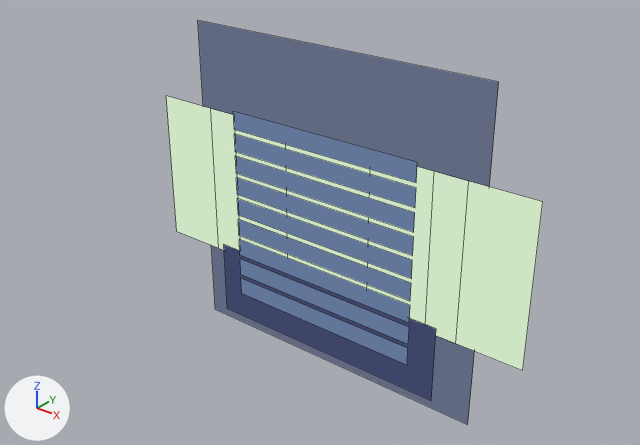
An edit to the Blender file blend/UPVN_Template.blend, drawn before and after from the same camera.
Before and after are seen from a camera (50 mm lens) standing at (14.31, -18.33, 11.1) and looking at (-0.18, -0.22, -0.13). The lights are fixed; the arrows at lower left show +X, +Y and +Z. The first picture is the older version. Mesh edges are drawn as thin lines.

Objects in the first picture: 'BG_Plane', 'Dialogue_Box', 'Sprite_center', 'Sprite_far_left', 'Sprite_far_right', 'Sprite_left', 'Sprite_right', 'choice_0', 'choice_1', 'choice_2', 'choice_3', 'choice_6' and 4 more.
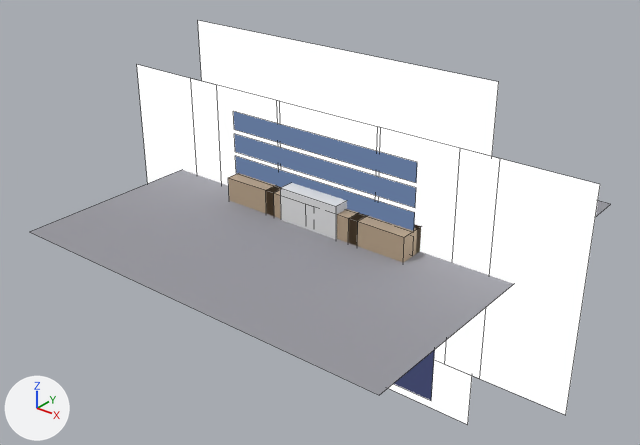
Where the change shows, as pixel boxes (x1, y1, x2, y2) in the pictures (640 x 445 px):
'Floor_classroom', added: after (30, 170, 610, 395)
'BG_Plane', recoloured (greyish blue to white): (198, 20, 499, 425) in both
'Sprite_far_right', recoloured, moved, rescaled (pale green to white, 31% wider, 41% taller): before (425, 181, 543, 370); after (445, 148, 600, 415)
'Sprite_far_left', recoloured, moved, rescaled (pale green to white): before (166, 96, 240, 250); after (137, 65, 221, 183)
'Sprite_right', recoloured, moved, rescaled (pale green to white): before (367, 167, 468, 343); after (375, 127, 460, 364)
'Sprite_left', recoloured, moved, rescaled (pale green to white): before (211, 109, 288, 258); after (191, 79, 281, 186)
'Sprite_center', recoloured, rescaled (pale green to white): before (286, 145, 370, 289); after (277, 102, 378, 200)
'Cube', added: after (280, 183, 347, 239)
'Desk_07', added (beige): after (348, 213, 421, 262)
'Desk_04', added (beige): after (228, 173, 276, 213)
'Desk_06', added (beige): after (337, 209, 362, 243)
'Desk_05', added (beige): after (266, 186, 281, 219)
'Dialogue_Box', unchanged, covered by the edit: before (224, 245, 436, 400); after (393, 350, 435, 400)
'choice_3', unchanged, covered by the edit: before (236, 177, 414, 256)
'choice_4', unchanged, covered by the edit: before (237, 199, 412, 279)
'choice_5', unchanged, covered by the edit: before (238, 219, 411, 301)

What changed in the scene script:
```text
Change mat_mabackground:
    mat_mabackground.base_color: (0.12, 0.14, 0.22) -> (1.0, 1.0, 1.0)  # greyish blue #616981 -> white #ffffff
Change mat_masprite:
    mat_masprite.base_color: (0.62, 0.78, 0.55) -> (1.0, 1.0, 1.0)  # pale green #cee5c4 -> white #ffffff
Add mat_matdesk:
    mat_matdesk = principled_material('MatDesk')
    mat_matdesk.base_color = (0.49, 0.37, 0.25)  # beige #baa489
    mat_matdesk.roughness = 0.8
Add mat_matfloor:
    mat_matfloor = principled_material('MatFloor')
    mat_matfloor.base_color = (0.3, 0.3, 0.33)  # grey #95959b
    mat_matfloor.roughness = 1.0
Add mat_material:
    mat_material = principled_material('Material')
    mat_material.base_color = (0.8, 0.8, 0.8)  # white #e7e7e7
Add me_desk_07_mesh:
    me_desk_07_mesh.from_pydata(...)  # a box spanning x -1.0..1.0, y -1.0..1.0, z -1.0..1.0
    me_desk_07_mesh.materials.append(mat_matdesk)  # beige #baa489
Add me_floor_classroom_mesh:
    me_floor_classroom_mesh.from_pydata([(-1.0, -1.0, 0.0), (1.0, -1.0, 0.0), (1.0, 1.0, 0.0), (-1.0, 1.0, 0.0)], [], [(0, 1, 2, 3)])
    me_floor_classroom_mesh.materials.append(mat_matfloor)  # grey #95959b
Add me_cube:
    me_cube.from_pydata(...)  # a box spanning x -1.0..1.0, y -1.0..1.0, z -1.0..1.0
    me_cube.materials.append(mat_material)  # white #e7e7e7
Change ob_sprite_far_left:
    ob_sprite_far_left.location: (-5.0, -0.15, 0.0) -> (-6.0, -0.15, 0.0)
    ob_sprite_far_left.scale: (1.5, 2.4, 1.0) -> (1.8, 3.2, 1.0)
Change ob_sprite_left:
    ob_sprite_left.location: (-3.0, -0.15, 0.0) -> (-3.5, -0.15, 0.0)
    ob_sprite_left.scale: (1.5, 2.4, 1.0) -> (1.8, 3.2, 1.0)
Change ob_sprite_center:
    ob_sprite_center.scale: (1.5, 2.4, 1.0) -> (1.8, 3.2, 1.0)
Change ob_sprite_right:
    ob_sprite_right.location: (3.0, -0.15, 0.0) -> (3.5, -0.15, 0.0)
    ob_sprite_right.scale: (1.5, 2.4, 1.0) -> (1.8, 3.2, 1.0)
Change ob_sprite_far_right:
    ob_sprite_far_right.location: (5.0, -0.15, 0.0) -> (6.0, -0.15, 0.0)
    ob_sprite_far_right.scale: (1.5, 2.4, 1.0) -> (1.8, 3.2, 1.0)
Add ob_desk_07:
    ob_desk_07 = bpy.data.objects.new('Desk_07', me_desk_07_mesh)
    ob_desk_07.location = (2.3, -0.4, 0.25)
    ob_desk_07.scale = (0.9, 0.55, 0.5)
Add ob_desk_06:
    ob_desk_06 = bpy.data.objects.new('Desk_06', me_desk_07_mesh.copy())
    ob_desk_06.location = (0.8, -0.4, 0.25)
    ob_desk_06.scale = (0.9, 0.55, 0.5)
Add ob_desk_05:
    ob_desk_05 = bpy.data.objects.new('Desk_05', me_desk_07_mesh.copy())
    ob_desk_05.location = (-0.7, -0.4, 0.25)
    ob_desk_05.scale = (0.9, 0.55, 0.5)
Add ob_desk_04:
    ob_desk_04 = bpy.data.objects.new('Desk_04', me_desk_07_mesh.copy())
    ob_desk_04.location = (-2.2, -0.4, 0.25)
    ob_desk_04.scale = (0.9, 0.55, 0.5)
Add ob_floor_classroom:
    ob_floor_classroom = bpy.data.objects.new('Floor_classroom', me_floor_classroom_mesh)
    ob_floor_classroom.location = (0.0, 0.0, 0.0)
    ob_floor_classroom.scale = (6.0, 6.0, 1.0)
Add ob_cube:
    ob_cube = bpy.data.objects.new('Cube', me_cube)
    ob_cube.location = (0.0, 0.0, 0.0)
```
